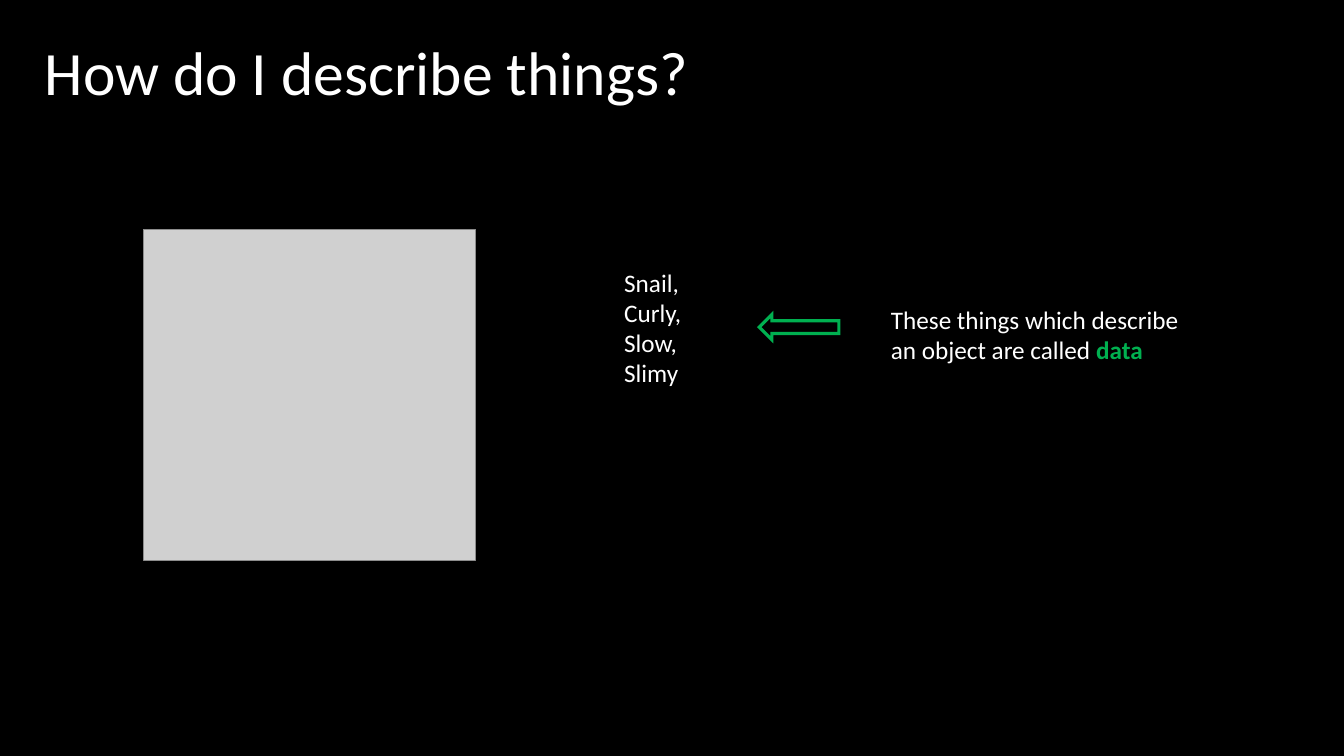
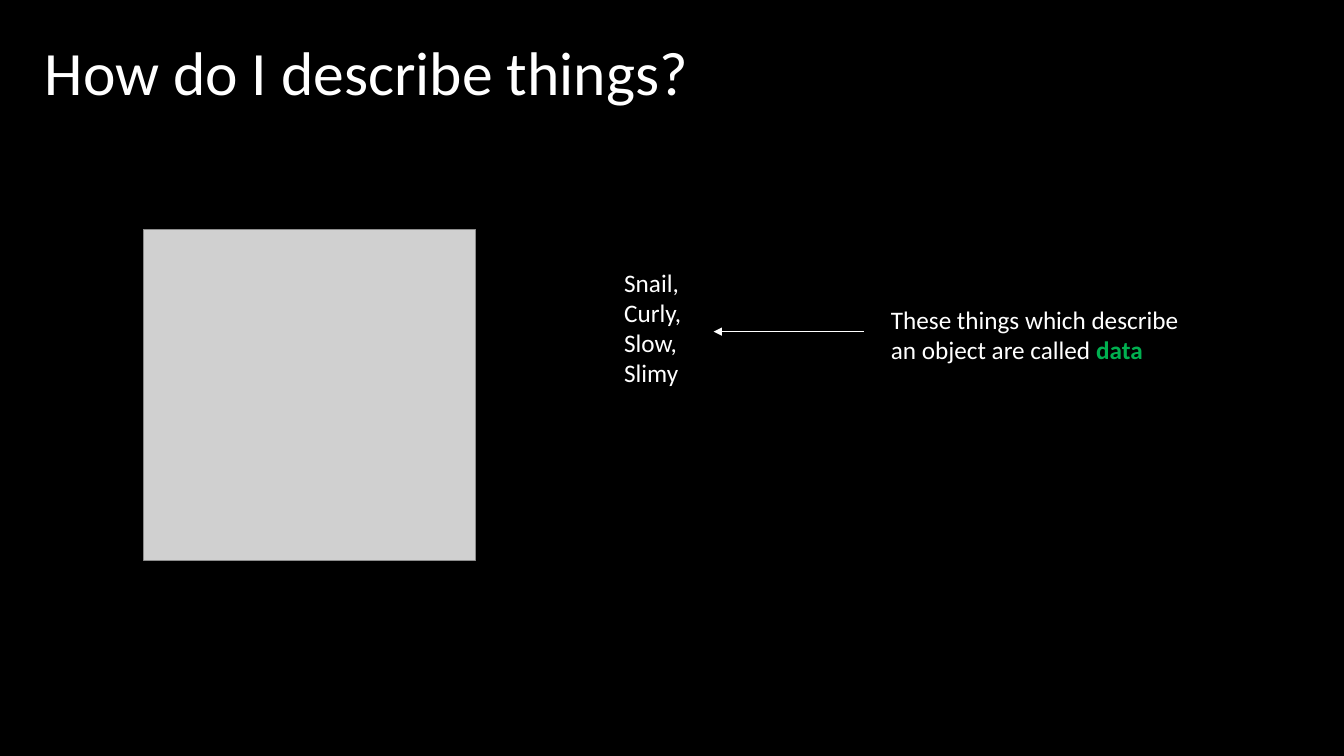
Before and after one commit to AesaKamar/teachkidstocode, a slide deck: slide 3 of 001_why_code/001.pptx. Drawn at 1344x756 pixels with LibreOffice and Linux fonts; fonts in the diff are those of the drawing; grey boxes stand for pictures. Boxes give left, top, right and bottom in pixels: in the first picture for what was removed or moved away, otherwise in the second. Text is boxed around its words. In the diff, an @@ line names an element or a change of style, - is before the commit and + after.

```diff
--- a/001_why_code/001.pptx
+++ b/001_why_code/001.pptx
@@ right arrow removed at box(759, 315, 839, 340) @@
@@ arrow added from (864, 332) to (714, 332), #FFFFFF 0.5 pt @@
```
Also in this commit, not shown: 1 other slide changed, 7 other files.
